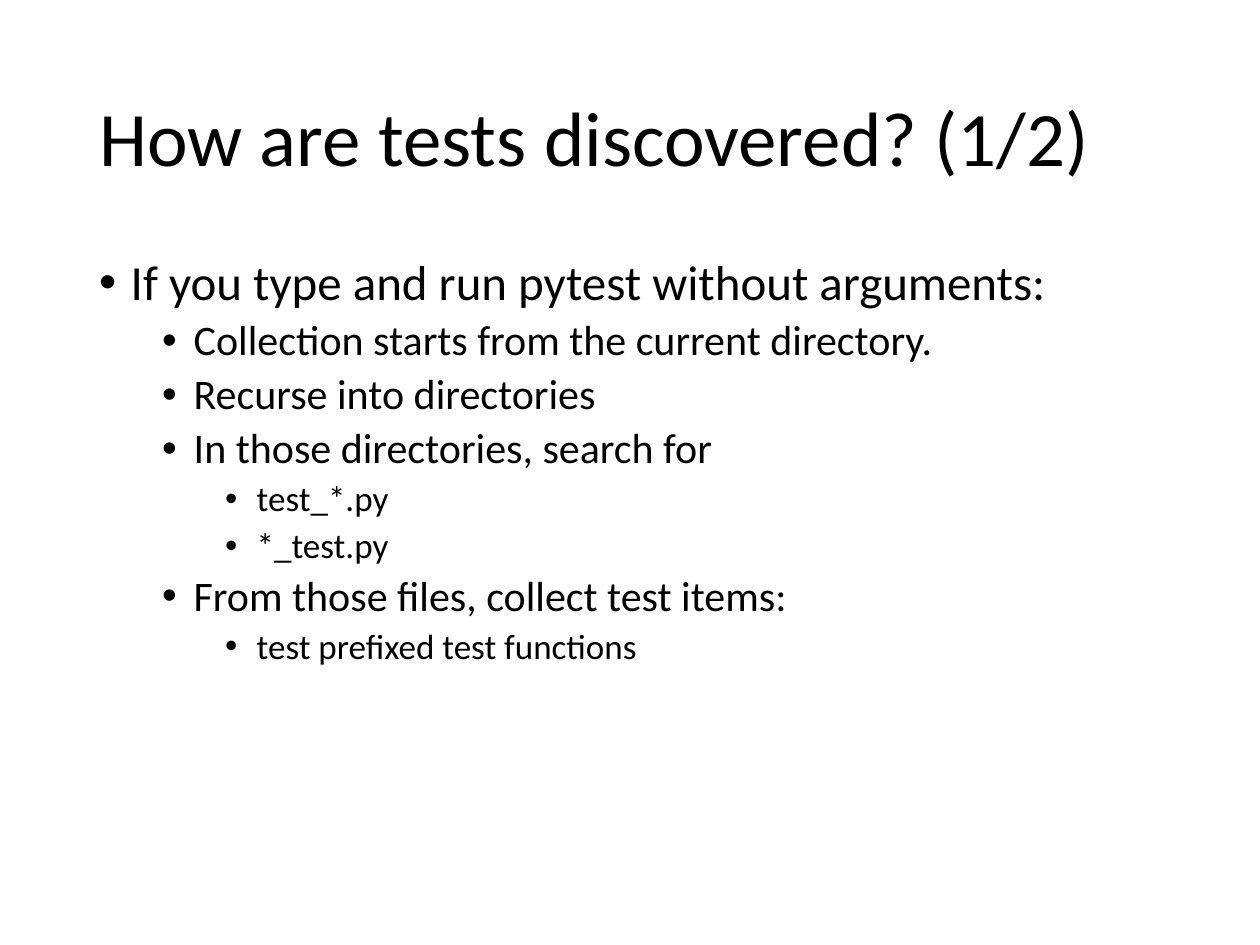
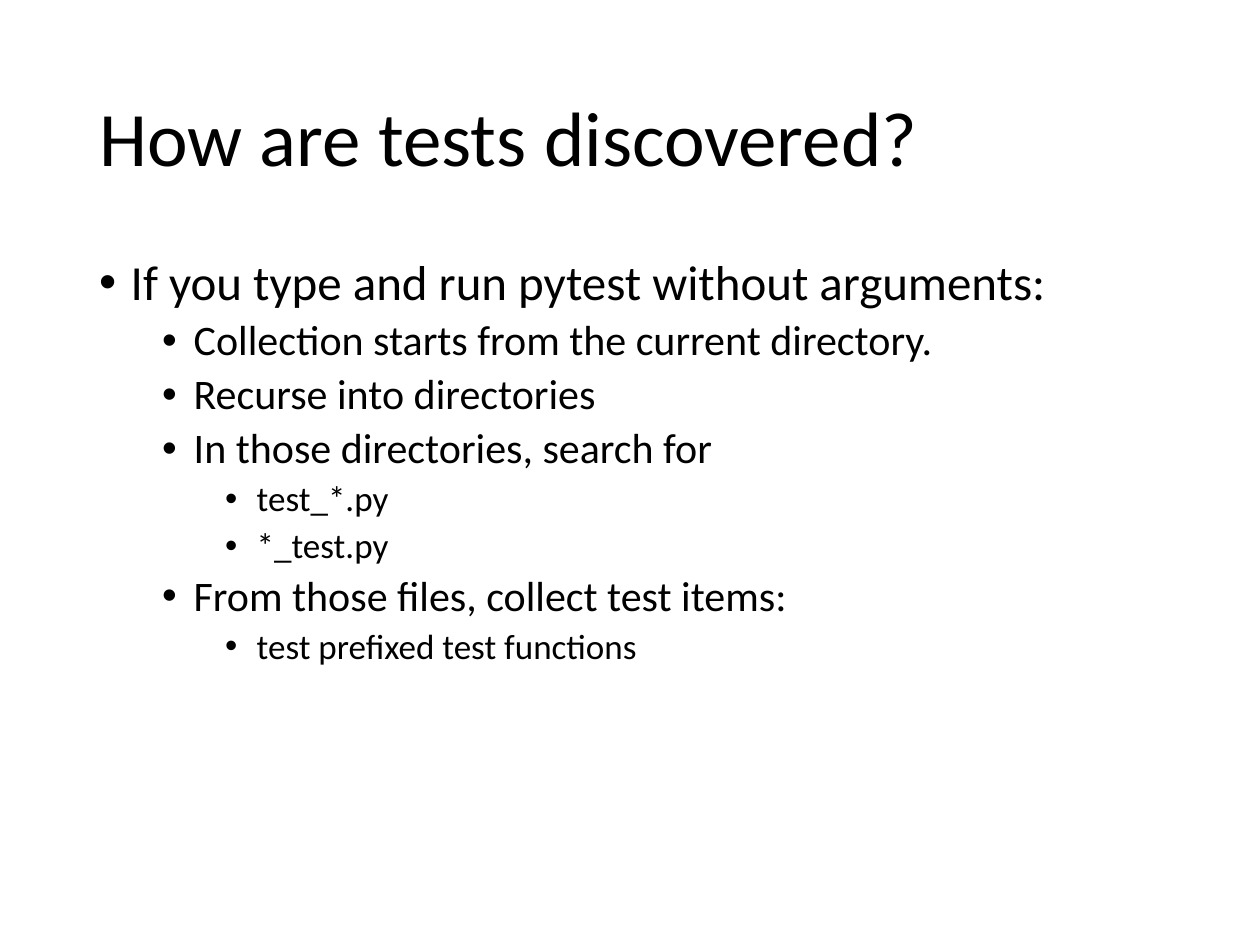
Before and after one commit to Chao-Jen/pytest_workshop, a slide deck: slide 6 of slides/Unit Test with Pytest.pptx. Drawn at 1260x945 pixels with LibreOffice and Linux fonts; fonts in the diff are those of the drawing. Boxes give left, top, right and bottom in pixels: in the first picture for what was removed or moved away, otherwise in the second. Text is boxed around its words. In the diff, an @@ line names an element or a change of style, - is before the commit and + after.

```diff
--- a/slides/Unit Test with Pytest.pptx
+++ b/slides/Unit Test with Pytest.pptx
@@ title at <box>99,112,917,167</box>: text changed @@
-How are tests discovered? (1/2)
+How are tests discovered?
```
Also in this commit, not shown: 3 other slides changed.
